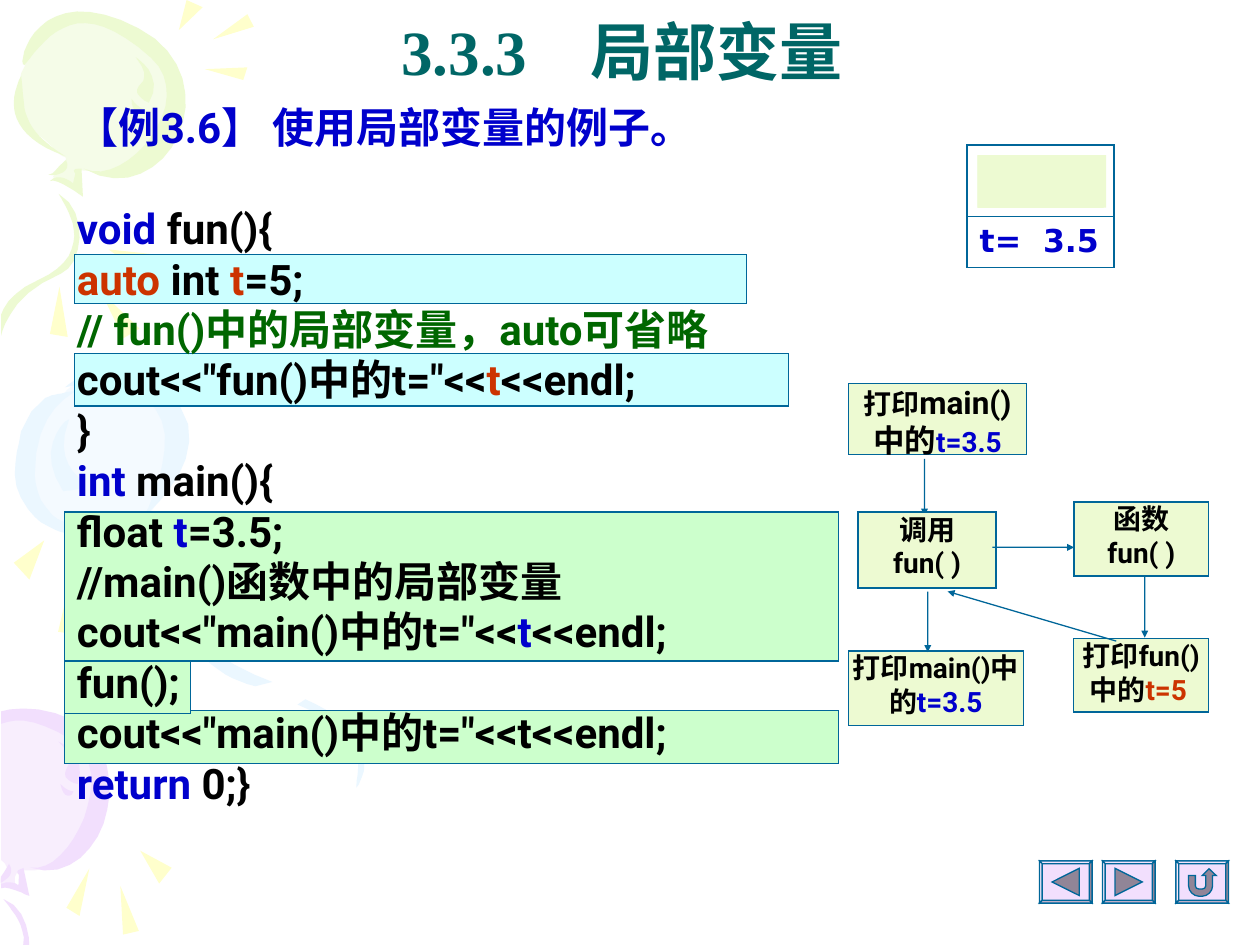
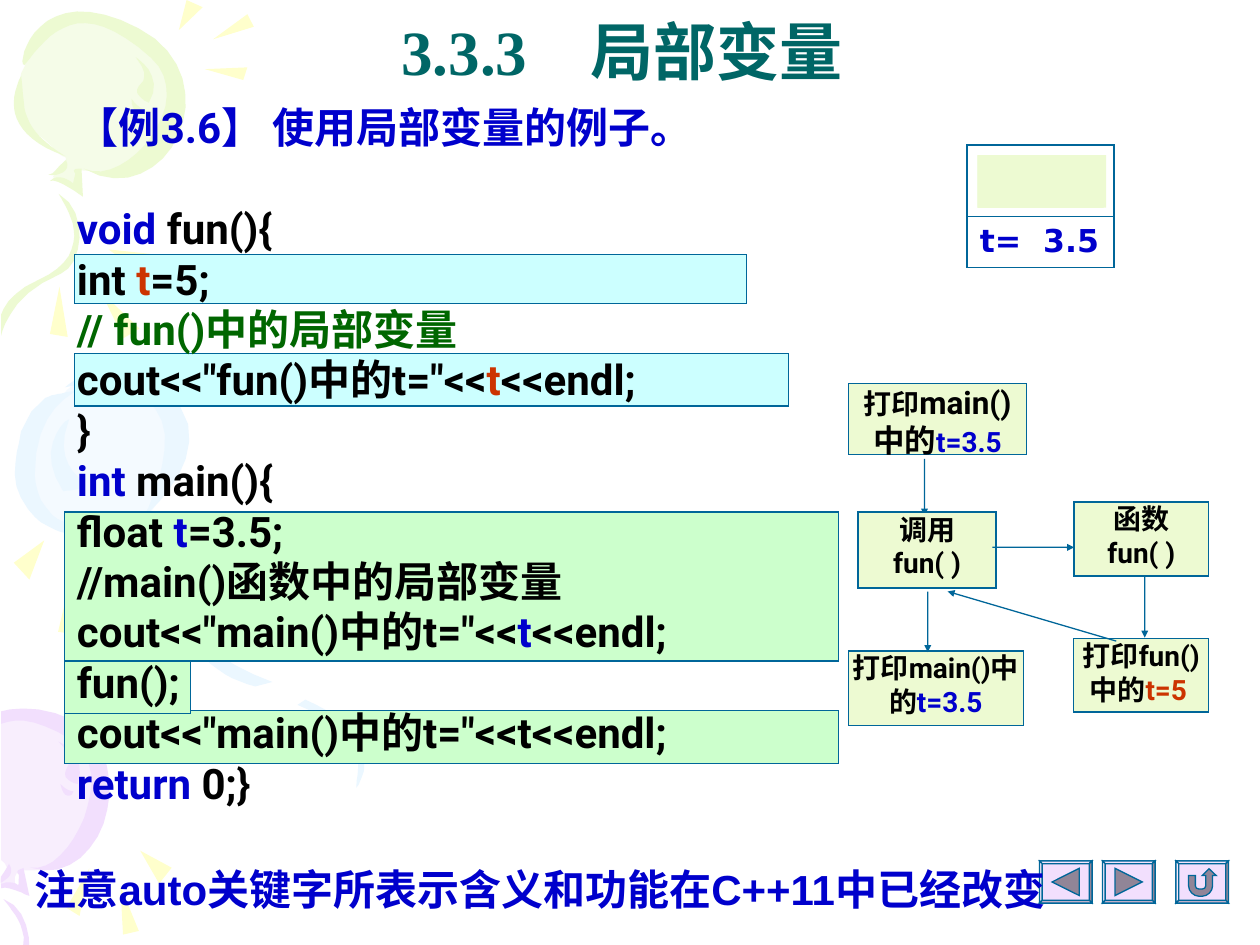
Before and after one commit to Changhe160/Changhe160.github.io, a slide deck: slide 77 of teachingRes/Cplusplus/unit03函数.ppt. Drawn at 1260x945 pixels with LibreOffice and Linux fonts; fonts in the diff are those of the drawing. Boxes give left, top, right and bottom in pixels: in the first picture for what was removed or moved away, otherwise in the second. Text is boxed around its words. In the diff, an @@ line names an element or a change of style, - is before the commit and + after.

```diff
--- a/teachingRes/Cplusplus/unit03函数.ppt
+++ b/teachingRes/Cplusplus/unit03函数.ppt
@@ text at [77,264,458,355]: text changed @@
-auto int t=5;
-// fun()中的局部变量，auto可省略
+int t=5;
+// fun()中的局部变量
@@ text added at [35,863,1045,916], 24 pt, text #0000CC, bold @@
+注意auto关键字所表示含义和功能在C++11中已经改变
```
Also in this commit, not shown: 89 other slides changed.
